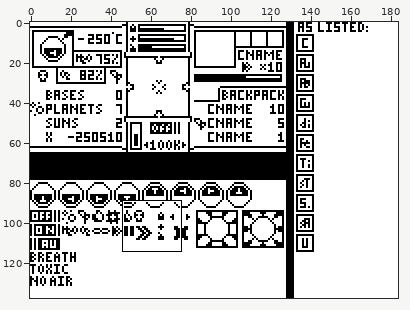
Sprite sheet -- graphismes et gameplay/UIfinal/InGame Tabs and elements/sprite.png. The picture above shows the old version from afar; the outline marks the close-up.
Close-up. As it was:
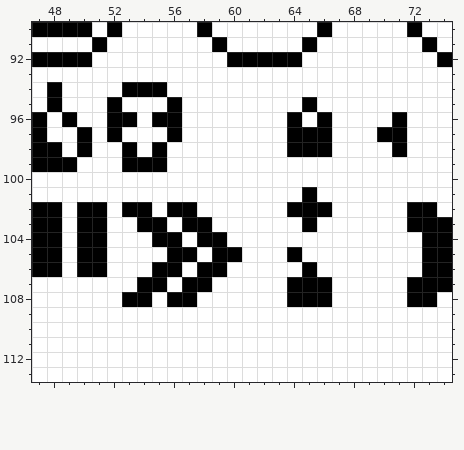
The file is 184x138 pixels. Shown: x 47..74, y 90..113. The commit also changed other parts of the picture, which this record leaves out.
After:
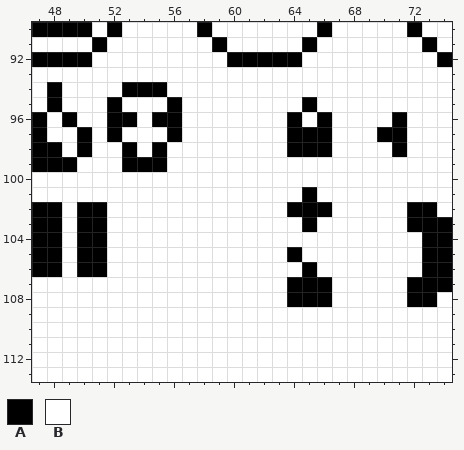
Palette (. is transparent): A #000000  B #ffffff
What changed:
@@ x 51..62 @@
 101 BBBBBBBBBBBB
-102 ABAABAABBBBB
-103 ABBAABAABBBB
-104 ABBBAABAABBB
-105 ABBBBAABAABB
-106 ABBBAABAABBB
-107 BBBAABAABBBB
-108 BBAABAABBBBB
+102 ABBBBBBBBBBB
+103 ABBBBBBBBBBB
+104 ABBBBBBBBBBB
+105 ABBBBBBBBBBB
+106 ABBBBBBBBBBB
+107 BBBBBBBBBBBB
+108 BBBBBBBBBBBB
 109 BBBBBBBBBBBB
Pixel boxes of the changes (left, top, right, bottom) in both close-ups:
changed: (122, 202, 242, 307)
